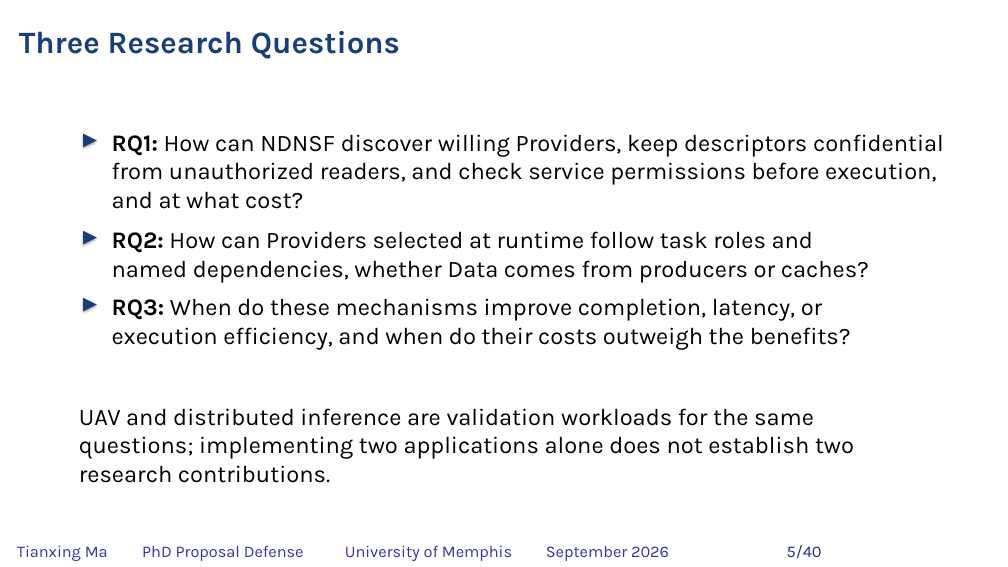
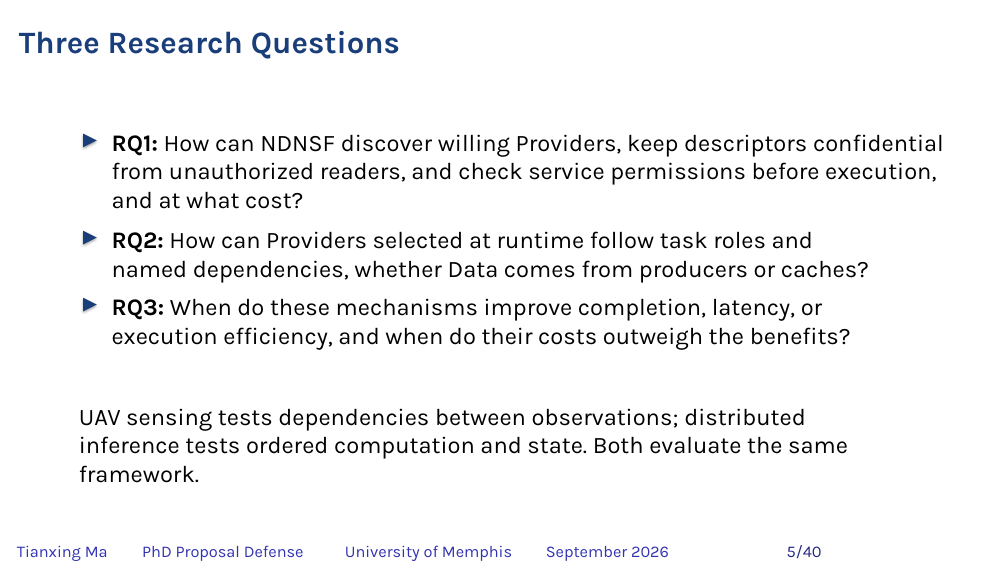
Before and after one commit to matianxing1992/NDN_Service_Framework, a slide deck: slide 5 of docs/PAPER/proposal-defense/slides/NDNSF_proposal_hybrid_editable.pptx. Drawn at 1008x567 pixels with LibreOffice and Linux fonts; fonts in the diff are those of the drawing; background and template pictures are left out. Boxes give left, top, right and bottom in pixels: in the first picture for what was removed or moved away, otherwise in the second. Text is boxed around its words. In the diff, an @@ line names an element or a change of style, - is before the commit and + after.

```diff
--- a/docs/PAPER/proposal-defense/slides/NDNSF_proposal_hybrid_editable.pptx
+++ b/docs/PAPER/proposal-defense/slides/NDNSF_proposal_hybrid_editable.pptx
@@ text at bbox=[79, 408, 848, 459]: text changed @@
-UAV and distributed inference are validation workloads for the same questions; implementing two applications alone does not establish two research contributions.
+UAV sensing tests dependencies between observations; distributed inference tests ordered computation and state. Both evaluate the same framework.
```
Also in this commit, not shown: 18 other slides changed, 1 slide added, 1 slide removed, 28 other files.
